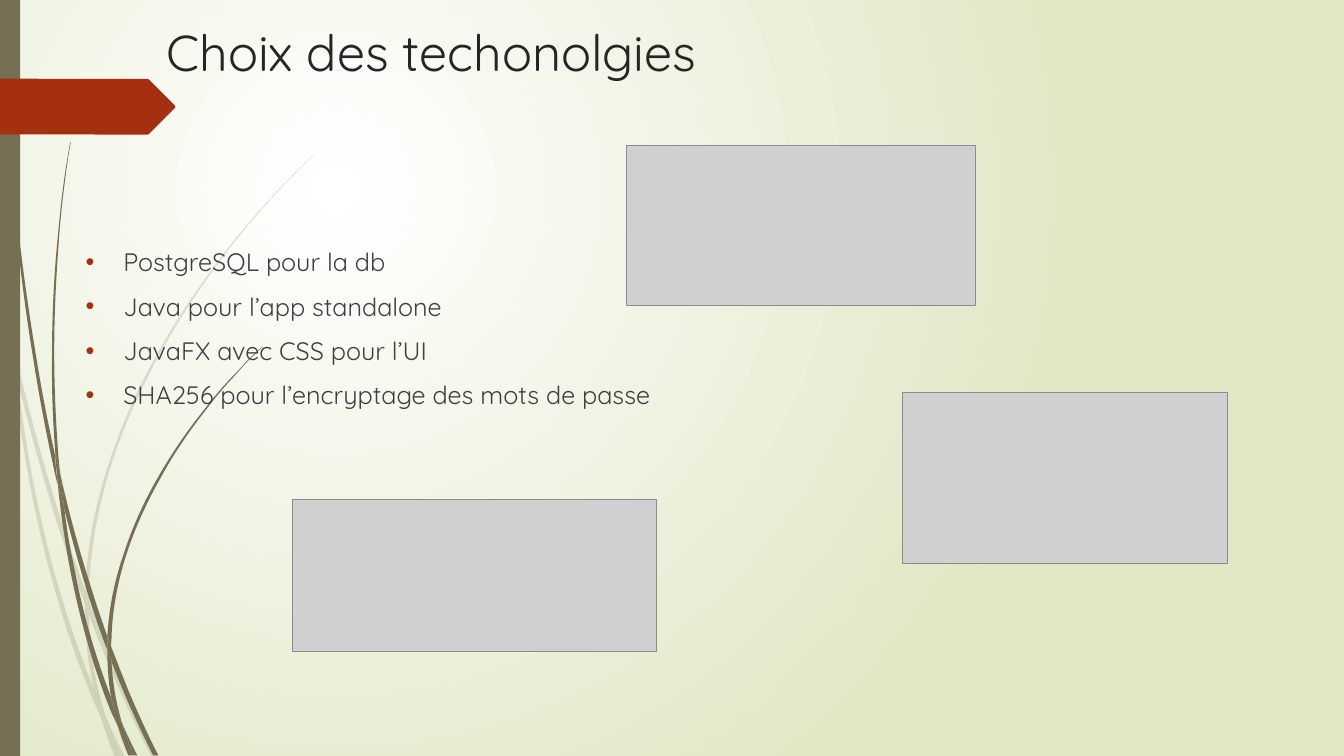
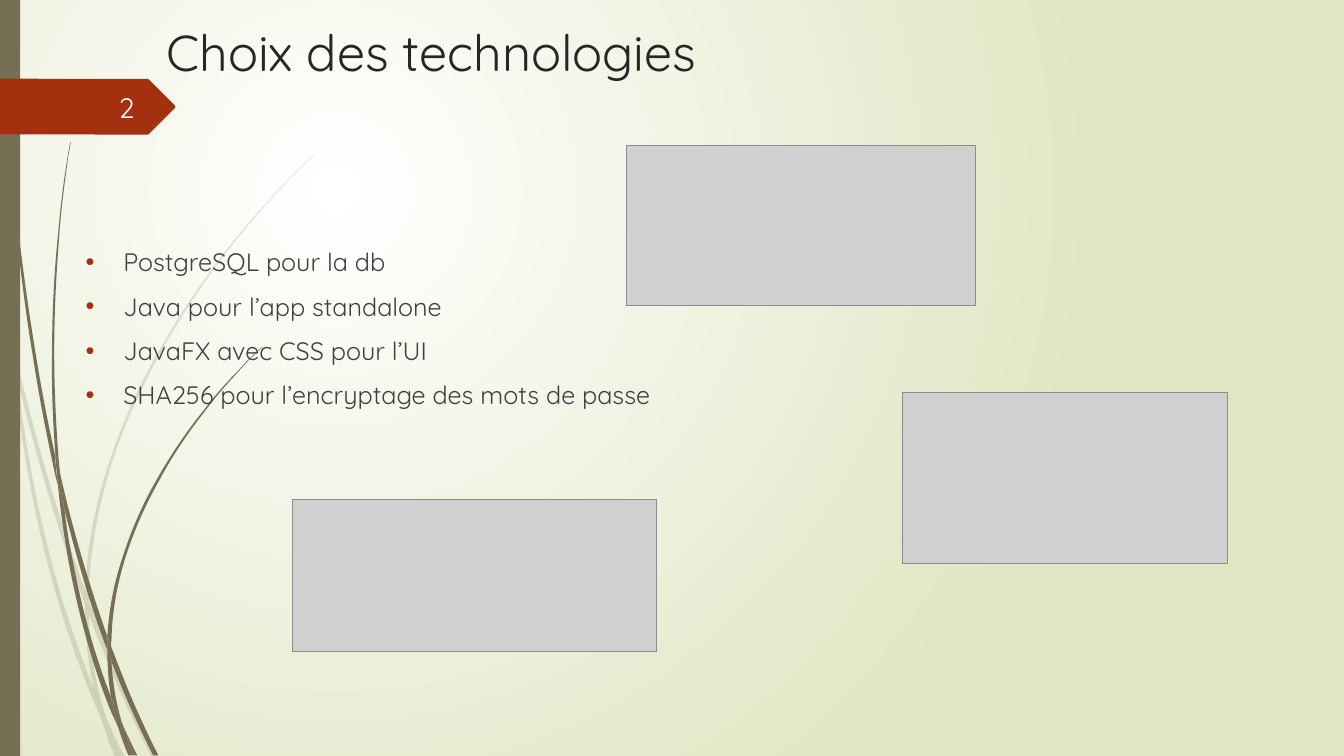
Before and after one commit to LeVraiGG/bdrModsManager, a slide deck: slide 3 of src/main/presentation_projet_bdr.pptx. Drawn at 1344x756 pixels with LibreOffice and Linux fonts; fonts in the diff are those of the drawing; grey boxes stand for pictures. Boxes give left, top, right and bottom in pixels: in the first picture for what was removed or moved away, otherwise in the second. Text is boxed around its words. In the diff, an @@ line names an element or a change of style, - is before the commit and + after.

```diff
--- a/src/main/presentation_projet_bdr.pptx
+++ b/src/main/presentation_projet_bdr.pptx
@@ title at box(167, 33, 696, 81): text changed @@
-Choix des techonolgies
+Choix des technologies
@@ text added at box(119, 98, 135, 118), 20 pt, text #FEFFFF @@
+2
```
Also in this commit, not shown: 9 other slides changed.
